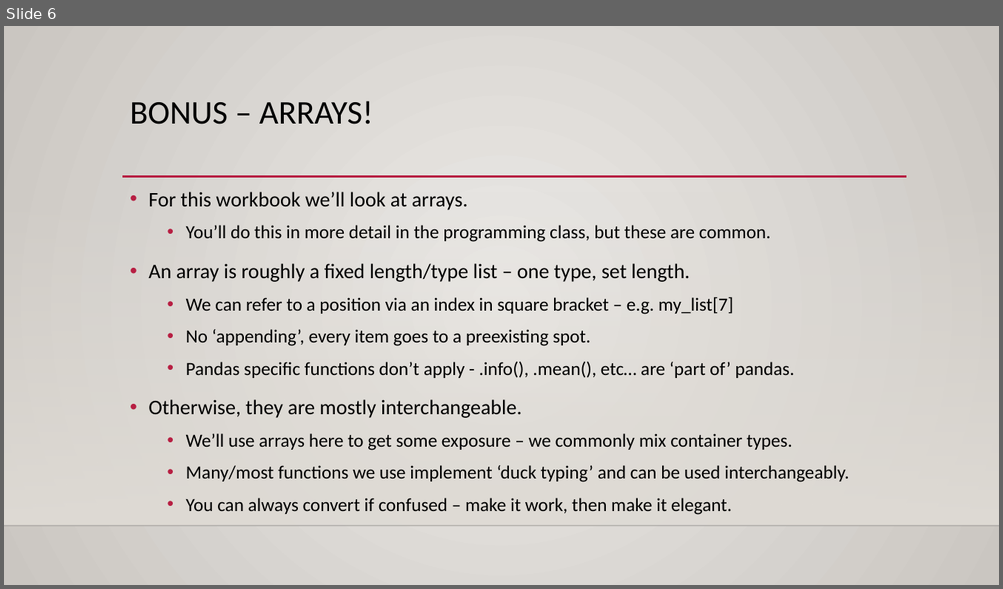
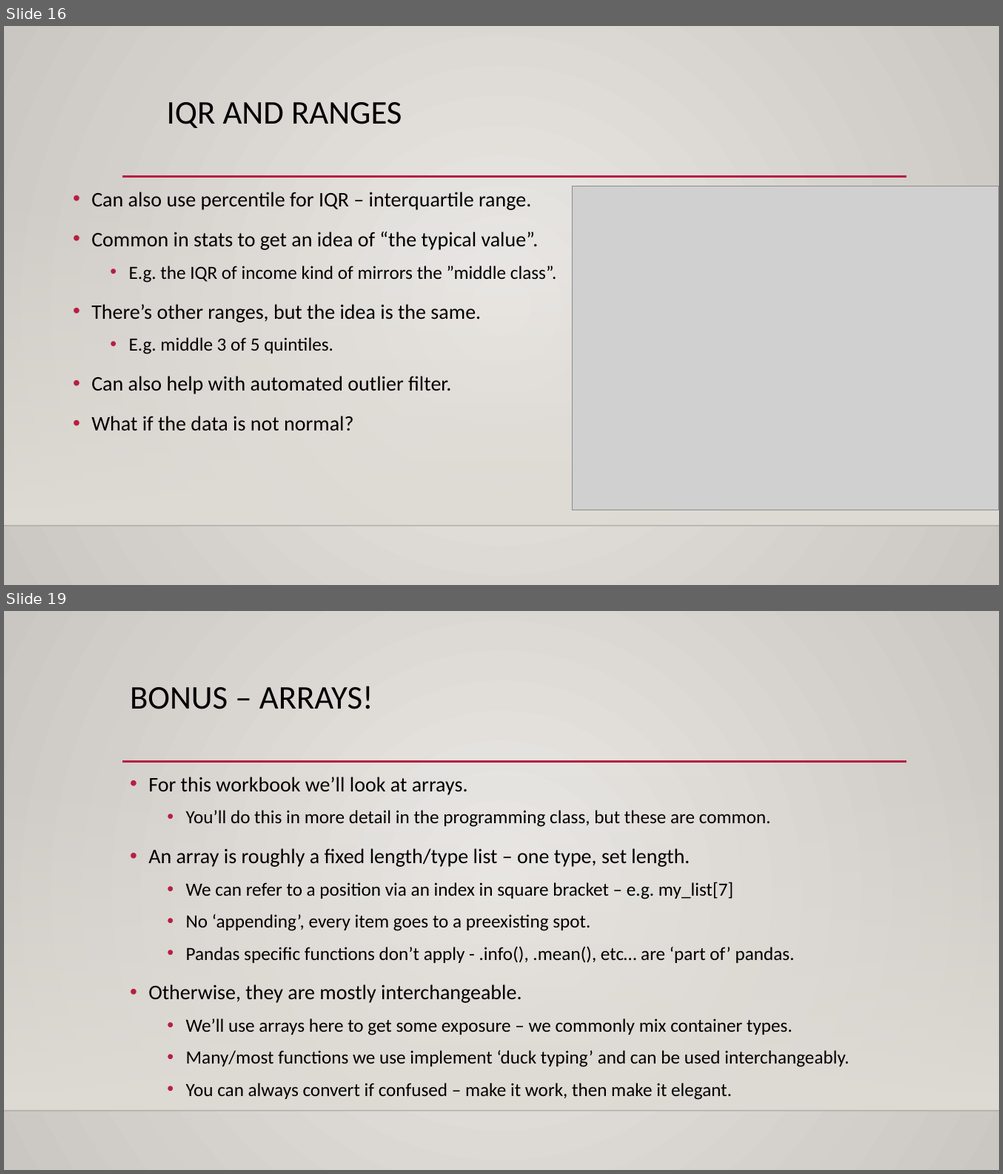
Before and after one commit to SedemSetor/Basic_Stats_in_Python_Student_Repository, a slide deck: reference_material/slides/004_Cumulative_Distributions.pptx. Shown one above the other, each under a label of ours: slide 6 before the commit, slides 16 and 19 after it; the slides between them are not shown. The pictures are 1003x589 and 1003x1174 pixels, drawn with LibreOffice and Linux fonts; fonts in the diff are those of the drawing; grey boxes stand for pictures; background and template pictures are left out. Boxes give left, top, right and bottom in pixels: in the first picture for what was removed or moved away, otherwise in the second. Text is boxed around its words. In the diff, an @@ line names an element or a change of style, - is before the commit and + after.

```diff
--- a/reference_material/slides/004_Cumulative_Distributions.pptx
+++ b/reference_material/slides/004_Cumulative_Distributions.pptx
@@ slide 16 added at [4,26,999,585], background gradient #ECEAE7 to #CAC7C1; not listed: 3 template elements that a slide beside it also shows @@
@@ title added at [167,102,401,128], 32 pt, text #000000 @@
+IQR AND RANGES
@@ text added at [91,192,557,431], 20 pt, text #000000 @@
+• Can also use percentile for IQR – interquartile range.
+• Common in stats to get an idea of “the typical value”.
+  • E.g. the IQR of income kind of mirrors the ”middle class”.
+• There’s other ranges, but the idea is the same.
+  • E.g. middle 3 of 5 quintiles.
+• Can also help with automated outlier filter.
+• What if the data is not normal?
@@ picture added at [572,187,999,511] @@
@@ what was slide 6 is now slide 19 @@
```
Also in this commit, not shown: 3 slides changed, 12 other slides added, 3 other files.
